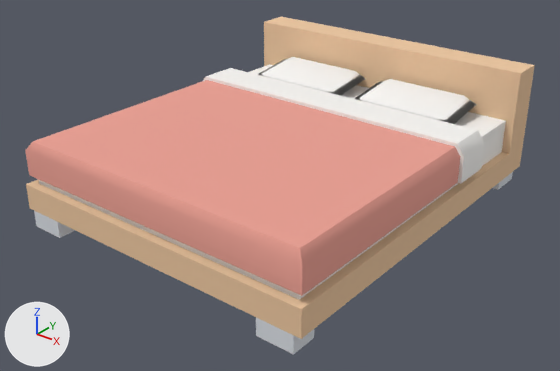
The glTF model example_game/world/props/bed-double.prop/model.glb as it was, and as the next commit left it.
The view is the same before and after, from a 50 mm lens placed at (2.54, -3.26, 2.08), pointed at (0.03, -0.11, 0.14). The axes (+X, +Y, +Z) are drawn at lower left. The lights are the same throughout. The picture after the commit comes second. Vertices at exactly the same position are counted once.

Objects in the first picture: 'model'.
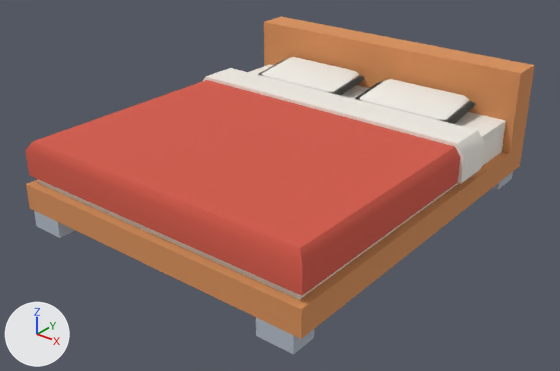
The change in detail:
me_model has 116 vertices, 261 faces and spans x -0.96..0.96, y -1.12..1.12, z -0.02..0.73.
me_model is used by ob_model.
me_model part 1: 141 faces centred in x -0.96..0.96, y -1.08..0.91, z 0.28..0.54 are repainted in the vertex colours; the middle colour goes from white #f8f6f3 to white #f0ece4.
me_model part 2: 50 faces centred in x -0.95..0.95, y -1.12..1.12, z 0.08..0.73 are repainted in the vertex colours; the middle colour goes from beige #edc7a0 to orange #d9915a.
me_model part 3: 40 faces centred in x -0.91..0.91, y -1.12..1.12, z -0.02..0.05 are repainted in the vertex colours; the middle colour goes from white #dbdfe5 to light grey #b4bcc8.
me_model part 4: 30 faces centred in x -0.94..0.94, y -1.11..0.44, z 0.28..0.48 are repainted in the vertex colours; the middle colour goes from pink #eba093 to red #d45a49.

Where the change shows, as pixel boxes (x1, y1, x2, y2) in the pictures (560 x 371 px):
part 1 of me_model, recoloured: (38, 57, 506, 300) in both
part 2 of me_model, recoloured (beige to orange): (26, 17, 535, 339) in both
part 3 of me_model, recoloured: (34, 172, 513, 354) in both
part 4 of me_model, recoloured (pink to red): (25, 80, 460, 296) in both
